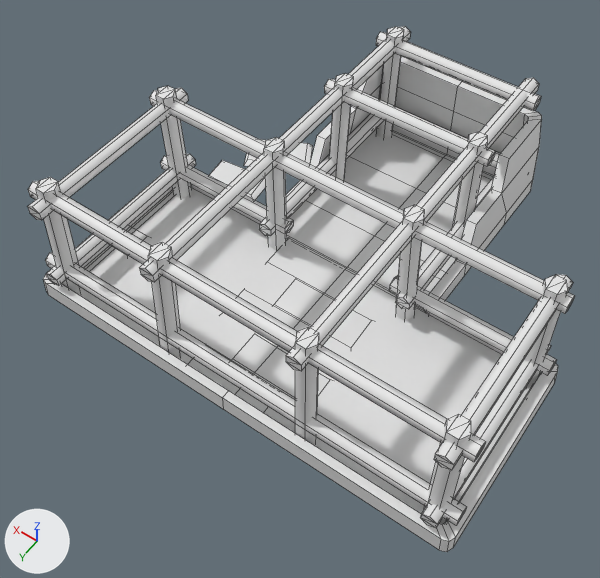
What one commit did to the FBX model Assets/Content/Graphics/Environment/Arabian/fbx/ArabianHouse_L_09.fbx.
Both versions are drawn from a 50 mm camera at (-4.04, 7.2, 9.65) aimed at (0.16, 1.32, 0.4). Arrows for +X, +Y and +Z are at lower left; the lights stay in place. Mesh edges are drawn as thin lines. Materials are left out; every surface is plain grey. Where no turn or scale is listed for an object, it has been applied to the vertices.

The first picture shows 'ArabianHouse_L_09'.
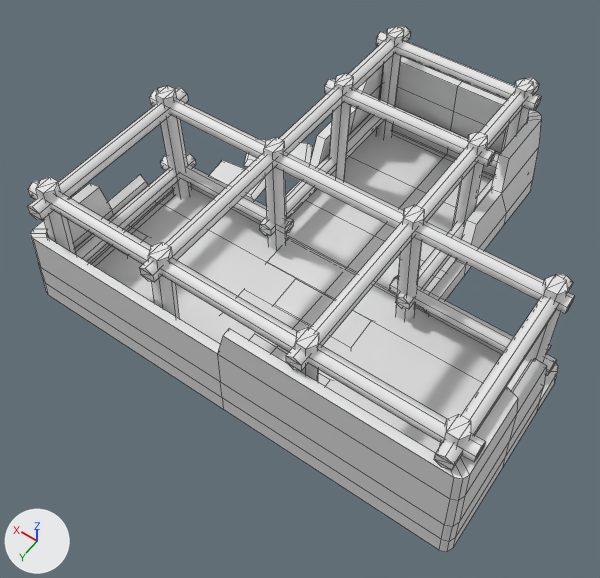
The newer file is also rescaled (x0.647) as a whole; pictures and numbers use the older file's frame.

Changed parts and their boxes [x1, y1, x2, y2] in the pictures (600 x 578 px):
part 1 of me_arabianhouse_l_09, added
    after: [502, 79, 534, 151]
part 2 of me_arabianhouse_l_09, built on
    before: [43, 154, 558, 548]
    after: [30, 154, 558, 548]

What changed in the scene script:
```text
Change me_arabianhouse_l_09:
    used by ob_arabianhouse_l_09; location = (0.0, 0.0, 0.0)
    remove me_arabianhouse_l_09.from_pydata(...)  # 566 vertices, 528 faces; spans x -3.39..3.39, y -2.88..3.29, z -0.04..2.11
    add me_arabianhouse_l_09.from_pydata(...)  # 656 vertices, 614 faces; spans x -3.39..3.39, y -2.88..3.29, z -0.04..2.11
    me_arabianhouse_l_09 part 1: the loose piece of 12 vertices spanning x -1.29..-0.93, y 0.41..0.77, z -0.01..2.11 is copied, and the copy is moved by (0.0, -3.07, 0.0); it spans x -1.29..-0.93, y -2.66..-2.31, z -0.01..2.11
    me_arabianhouse_l_09 part 2
    18 faces are deleted
    12 vertices in x -3.14..3.15, y 3.27, z 0.39..0.63 move by (0.0, -0.04, 0.0)
    6 vertices in x -3.31, y 2.9..3.11, z 0.39..0.63 move by (0.05, 0.0, 0.0)
    6 vertices in x 3.33, y 2.9..3.11, z 0.39..0.63 move by (-0.04, 0.0, 0.0)
    78 vertices are added at x -3.39..3.39, y 0.94..3.27, z 0.0..1.74
    94 new faces join them
```
